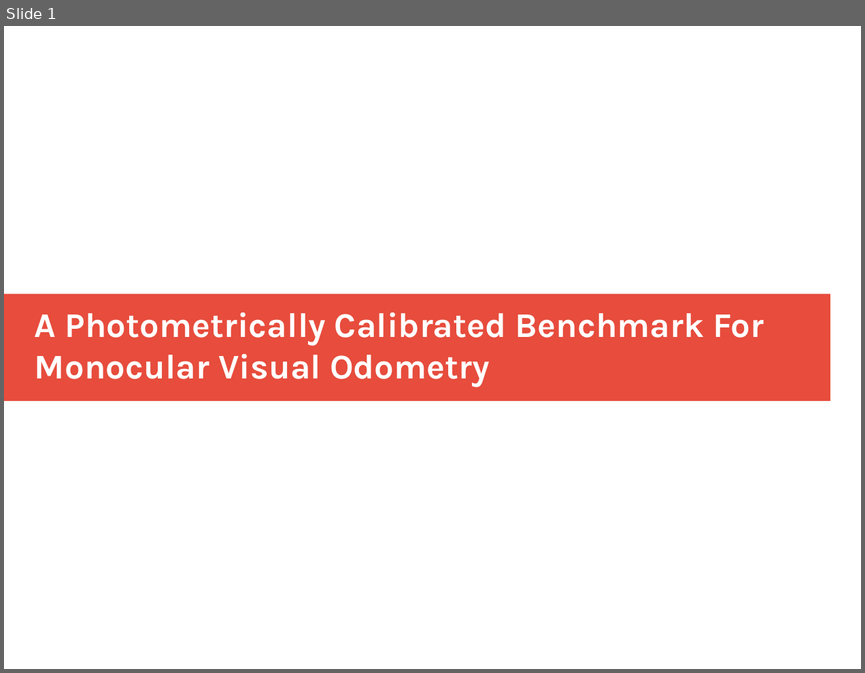
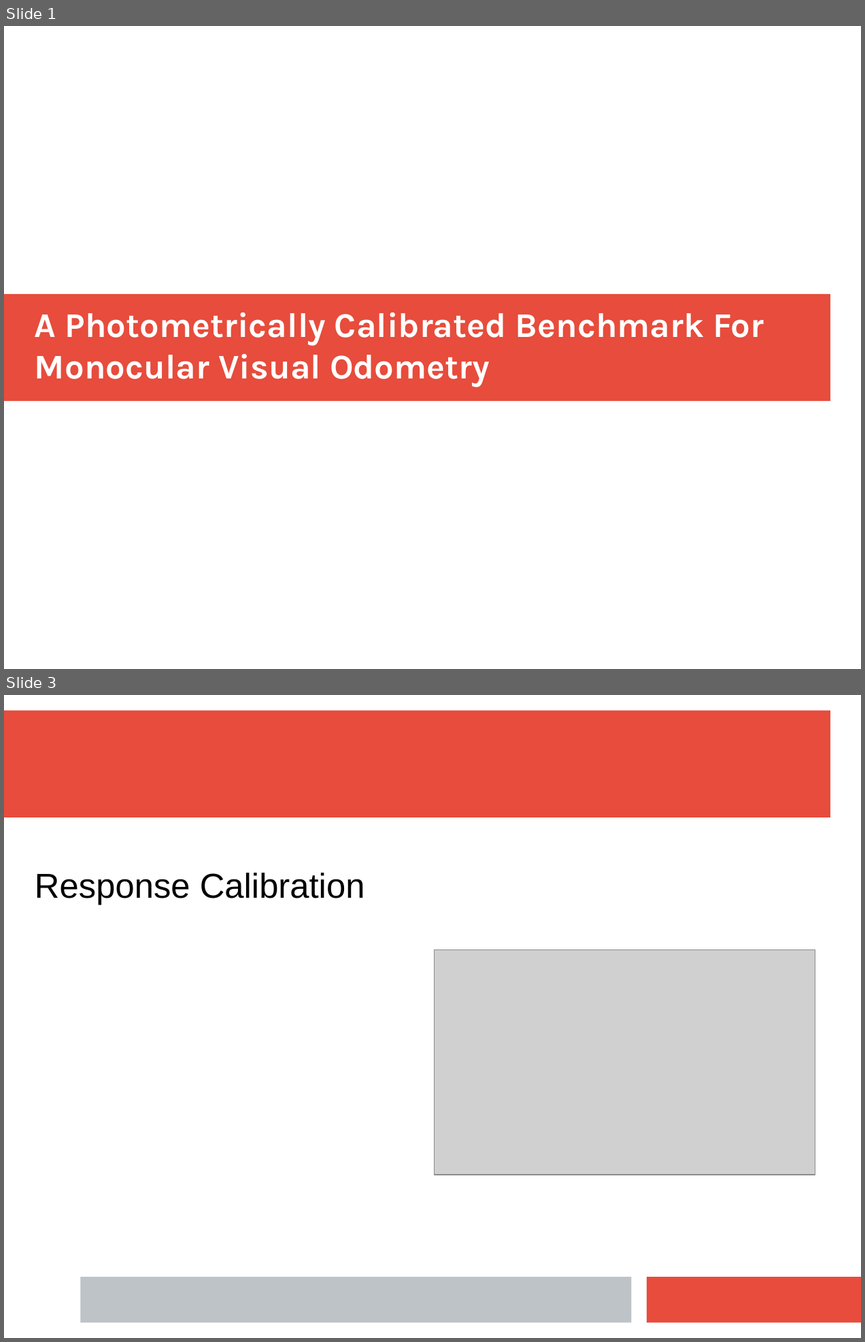
Before and after one commit to joelogg/Imagenes, a slide deck: 08-02-18/T2_Diapositivas.pptx. Shown one above the other, each under a label of ours: slide 1 before the commit, slides 1 and 3 after it; the slides between them are not shown. The pictures are 865x673 and 865x1342 pixels, drawn with LibreOffice and Linux fonts; fonts in the diff are those of the drawing; grey boxes stand for pictures. Boxes give left, top, right and bottom in pixels: in the first picture for what was removed or moved away, otherwise in the second. Text is boxed around its words. In the diff, an @@ line names an element or a change of style, - is before the commit and + after.

```diff
--- a/08-02-18/T2_Diapositivas.pptx
+++ b/08-02-18/T2_Diapositivas.pptx
@@ slide 3 added at [4, 695, 861, 1338], background #FFFFFF @@
@@ rectangle added at [4, 711, 830, 818], fill #E74C3C @@
@@ text added at [35, 872, 365, 904], 32 pt, text #000000 @@
+Response Calibration
@@ picture added at [434, 950, 816, 1174] @@
@@ rectangle added at [80, 1276, 632, 1323], fill #BDC3C7 @@
@@ rectangle added at [647, 1276, 861, 1323], fill #E74C3C @@
```
Also in this commit, not shown: 5 other slides added, 1 slide removed, 2 other files.
